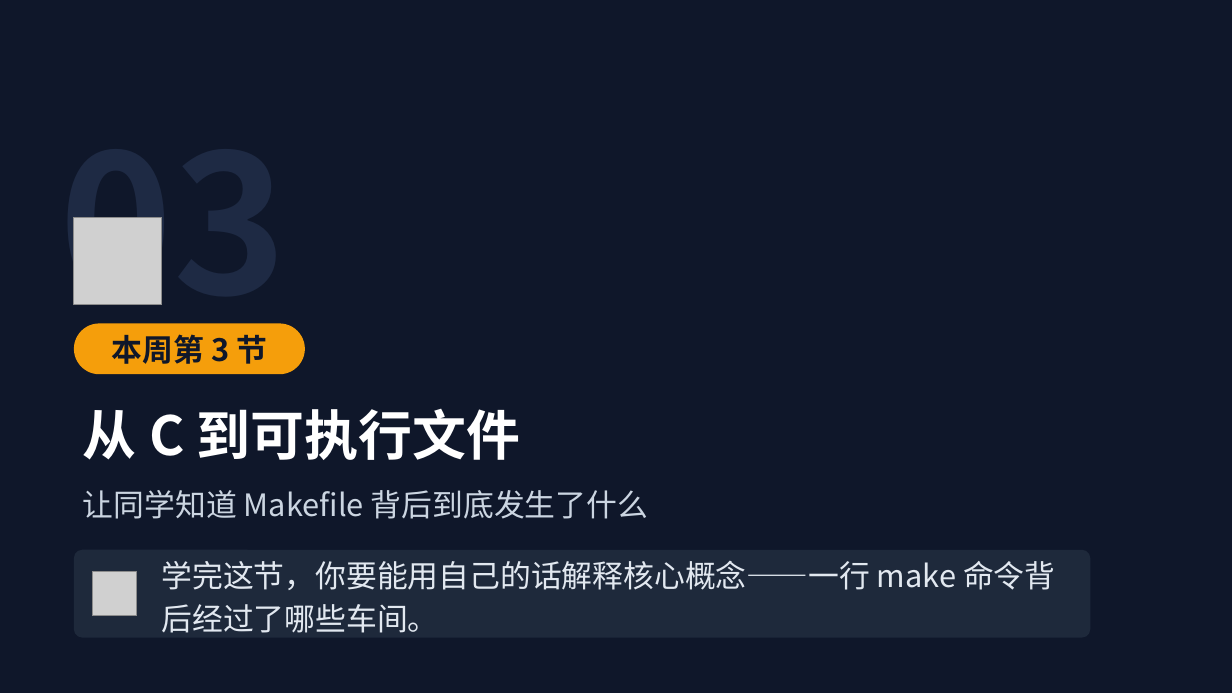
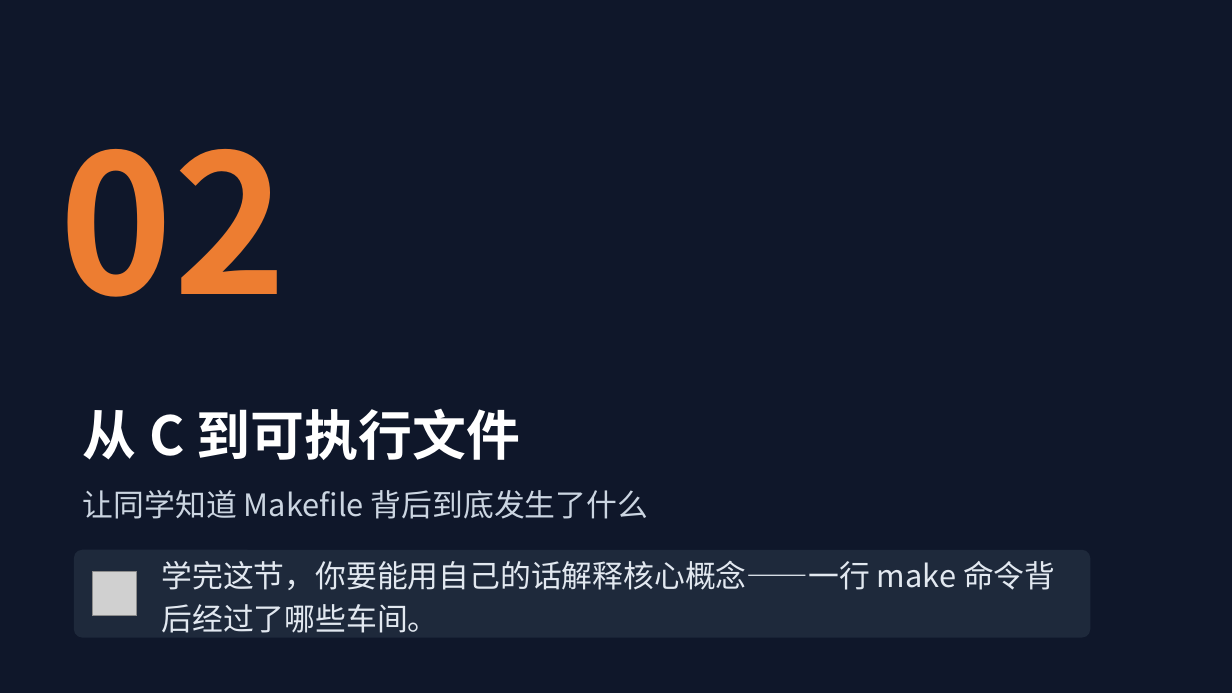
Before and after one commit to cxi218447-byte/miniOS, a slide deck: slide 15 of docs/week01/week01_qemu_hello_course.pptx (slide 16 before the commit). Drawn at 1232x693 pixels with LibreOffice and Linux fonts; fonts in the diff are those of the drawing; grey boxes stand for pictures. Boxes give left, top, right and bottom in pixels: in the first picture for what was removed or moved away, otherwise in the second. Text is boxed around its words. In the diff, an @@ line names an element or a change of style, - is before the commit and + after.

```diff
--- a/docs/week01/week01_qemu_hello_course.pptx
+++ b/docs/week01/week01_qemu_hello_course.pptx
@@ text at bbox=[60, 149, 287, 297]: text changed; text colour #1E2A44 to #ED7D31 @@
-03
+02
@@ picture removed at bbox=[74, 217, 162, 305] @@
@@ rounded rectangle removed at bbox=[74, 323, 305, 374] @@
@@ text removed at bbox=[112, 334, 267, 364] @@
-本周第 3 节
```
Also in this commit, not shown: 32 other slides changed, 5 slides added, 2 slides removed, 16 other files.
